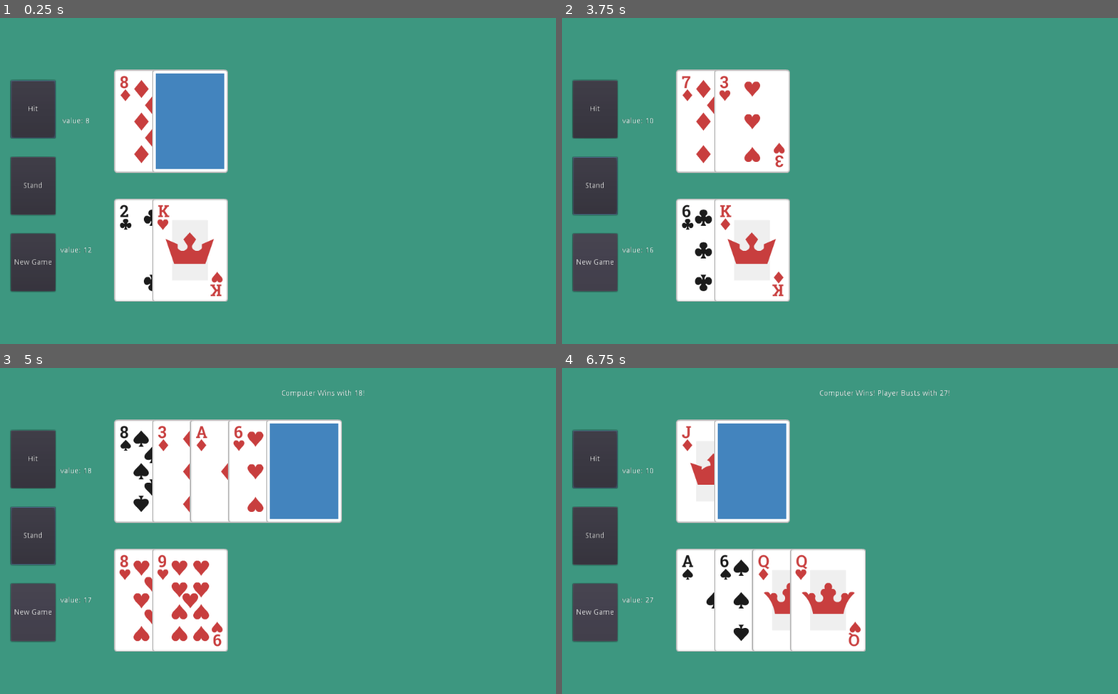
Above: before the commit, frames 1-4 (two rows, left to right).
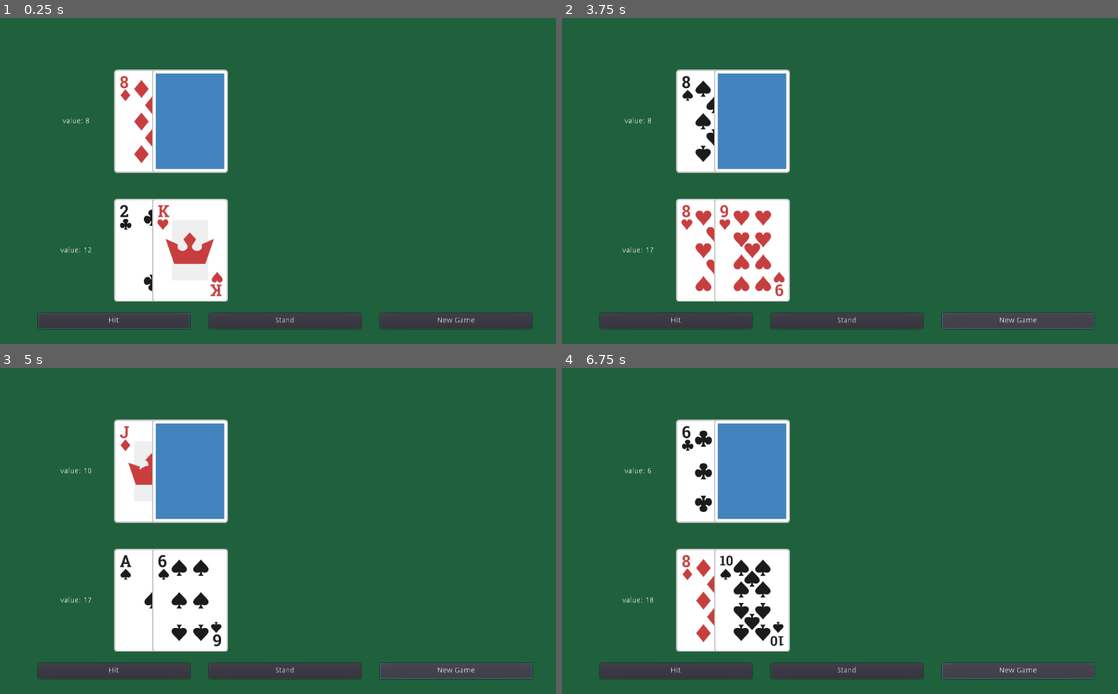
Above: after the commit, the same moments.

Repository: Jonathan-Talvacchio/blackjack
Game: Godot game, scene res://blackjack/Blackjack.tscn
Same seed, same stepped clock (60 frames per second), same inputs: the game is played once before the commit and once after it.
Inputs:
- Up to frame 1 (0.25 s): no input
- Up to frame 2 (3.75 s): click "Hit" at 0.5 s; click "Stand" at 1.25 s; click "New Game" at 2 s; click "New Game" at 2.75 s; tap Enter at 3.5, 3.6 s; hold Up from 3.53 s (still down)
- Up to frame 3 (5 s): release Up at 4.28 s; tap B at 4.35 s
- Up to frame 4 (6.75 s): tap Space at 5, 6.5 s; hold Up 5.03-6.53 s; tap C at 5.1 s; tap Enter at 5.75 s; tap H at 5.85 s; tap G at 6.6 s

The runs differ from the first frame. In frame 1, 87% of the frame differs, in the area x 0-100%, y 0-100%; in frame 2, 93%; in frame 3, 93%; in frame 4, 89%.

Commit message:
changed bg color and button layout

Diff:
--- a/blackjack/Blackjack.gd
+++ b/blackjack/Blackjack.gd
@@ -20,6 +20,7 @@
 	_new_game()
 	# \/\/\/TEMP\/\/\/
 	$Buttons/MarginContainer/VBoxContainer/HitButton.grab_focus()
+	$Buttons2/MarginContainer/HBoxContainer/HitButton.grab_focus()
 
 
 # -----TEMP-----
--- a/blackjack/Blackjack.tscn
+++ b/blackjack/Blackjack.tscn
@@ -44,6 +44,8 @@
 valign = 1
 
 [node name="Buttons" type="Control" parent="."]
+editor/display_folded = true
+visible = false
 margin_top = 95.0
 margin_right = 118.0
 margin_bottom = 523.0
@@ -83,8 +85,49 @@
 margin_right = 82.0
 margin_bottom = 388.0
 text = "New Game"
+
+[node name="Buttons2" type="Control" parent="."]
+margin_left = 70.0
+margin_top = 543.0
+margin_right = 980.0
+margin_bottom = 572.0
+
+[node name="MarginContainer" type="MarginContainer" parent="Buttons2"]
+anchor_right = 1.0
+anchor_bottom = 1.0
+
+[node name="HBoxContainer" type="HBoxContainer" parent="Buttons2/MarginContainer"]
+margin_right = 910.0
+margin_bottom = 29.0
+custom_constants/separation = 35
+
+[node name="HitButton" parent="Buttons2/MarginContainer/HBoxContainer" instance=ExtResource( 3 )]
+anchor_right = 0.0
+anchor_bottom = 0.0
+margin_right = 280.0
+margin_bottom = 29.0
+text = "Hit"
+
+[node name="StandButton" parent="Buttons2/MarginContainer/HBoxContainer" instance=ExtResource( 3 )]
+anchor_right = 0.0
+anchor_bottom = 0.0
+margin_left = 315.0
+margin_right = 595.0
+margin_bottom = 29.0
+text = "Stand"
+
+[node name="NewButton" parent="Buttons2/MarginContainer/HBoxContainer" instance=ExtResource( 3 )]
+anchor_right = 0.0
+anchor_bottom = 0.0
+margin_left = 630.0
+margin_right = 910.0
+margin_bottom = 29.0
+text = "New Game"
+[connection signal="new_game" from="." to="PlayerHand" method="_on_Blackjack_new_game"]
 [connection signal="new_game" from="." to="ComputerHand" method="_on_Blackjack_new_game"]
-[connection signal="new_game" from="." to="PlayerHand" method="_on_Blackjack_new_game"]
 [connection signal="button_down" from="Buttons/MarginContainer/VBoxContainer/HitButton" to="." method="_on_HitButton_button_down"]
 [connection signal="button_down" from="Buttons/MarginContainer/VBoxContainer/StandButton" to="." method="_on_StandButton_button_down"]
 [connection signal="button_down" from="Buttons/MarginContainer/VBoxContainer/NewButton" to="." method="_on_NewButton_button_down"]
+[connection signal="button_down" from="Buttons2/MarginContainer/HBoxContainer/HitButton" to="." method="_on_HitButton_button_down"]
+[connection signal="button_down" from="Buttons2/MarginContainer/HBoxContainer/StandButton" to="." method="_on_StandButton_button_down"]
+[connection signal="button_down" from="Buttons2/MarginContainer/HBoxContainer/NewButton" to="." method="_on_NewButton_button_down"]
--- a/project.godot
+++ b/project.godot
@@ -31,5 +31,5 @@
 
 [rendering]
 
-environment/default_clear_color=Color( 0.243137, 0.596078, 0.505882, 1 )
+environment/default_clear_color=Color( 0.12549, 0.384314, 0.239216, 1 )
 environment/default_environment="res://default_env.tres"
